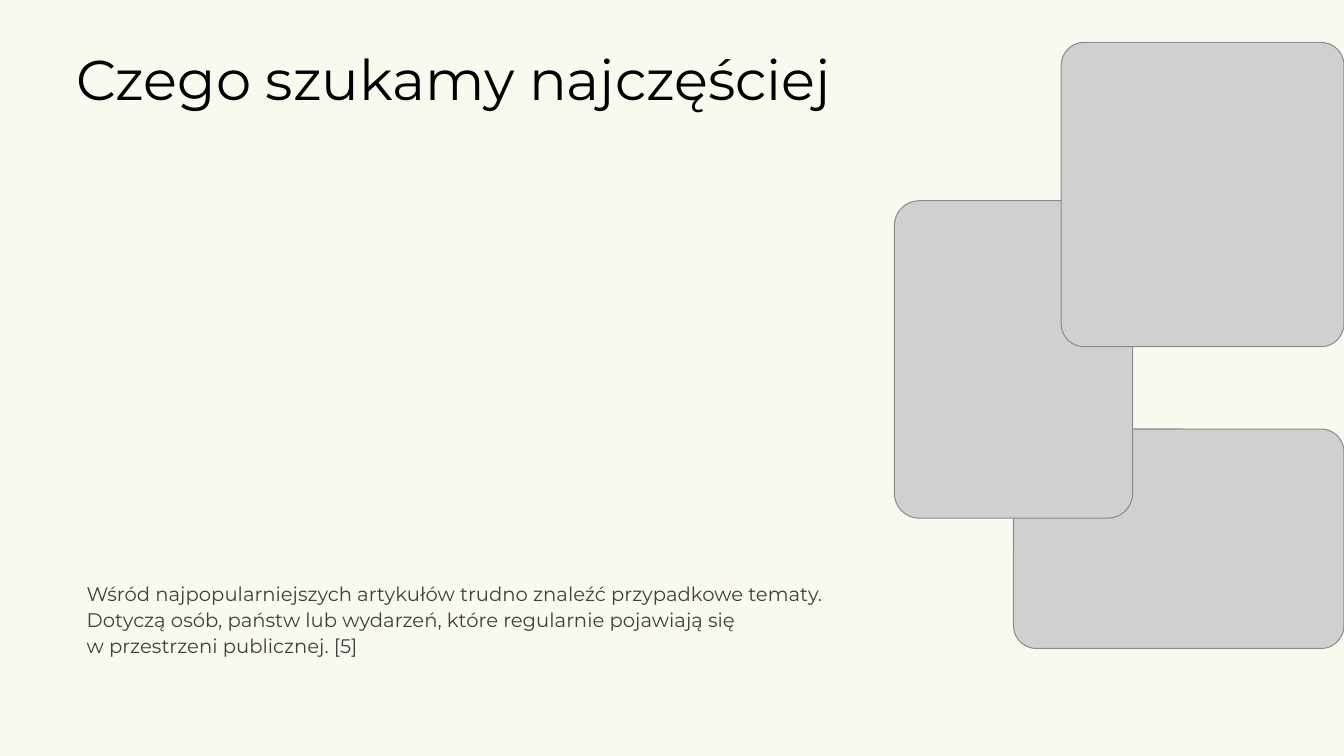
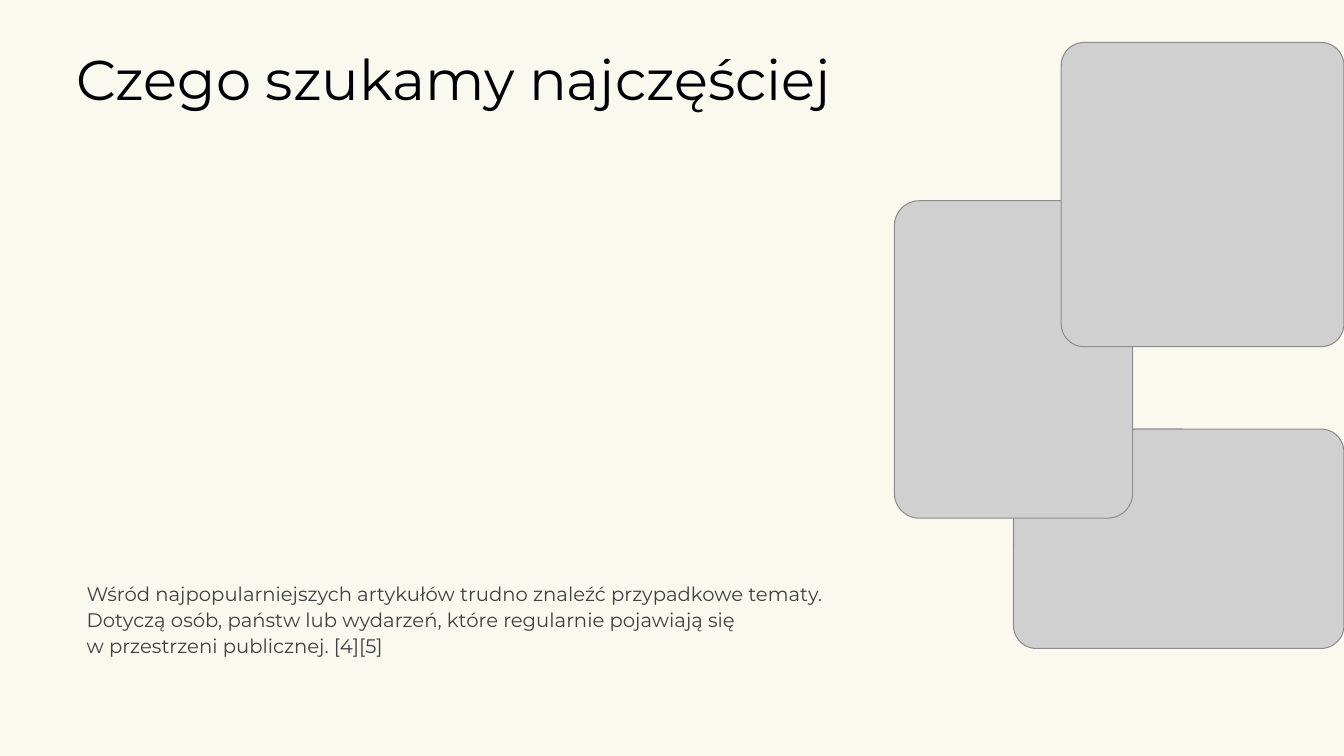
Before and after one commit to kotlarekm/BI_NGO_Wikipedia, a slide deck: slide 3 of storytelling/Wikipedia_25_Marcinos.pptx. Drawn at 1344x756 pixels with LibreOffice and Linux fonts; fonts in the diff are those of the drawing; grey boxes stand for pictures; background and template pictures are left out. Boxes give left, top, right and bottom in pixels: in the first picture for what was removed or moved away, otherwise in the second. Text is boxed around its words. In the diff, an @@ line names an element or a change of style, - is before the commit and + after.

```diff
--- a/storytelling/Wikipedia_25_Marcinos.pptx
+++ b/storytelling/Wikipedia_25_Marcinos.pptx
@@ text at [87,586,822,657]: text changed @@
-Wśród najpopularniejszych artykułów trudno znaleźć przypadkowe tematy. Dotyczą osób, państw lub wydarzeń, które regularnie pojawiają się
-w przestrzeni publicznej. [5]
+Wśród najpopularniejszych artykułów trudno znaleźć przypadkowe tematy. Dotyczą osób, państw lub wydarzeń, które regularnie pojawiają się
+w przestrzeni publicznej. [4][5]
```
Also in this commit, not shown: 9 other slides changed, 1 slide added, 2 other files.
